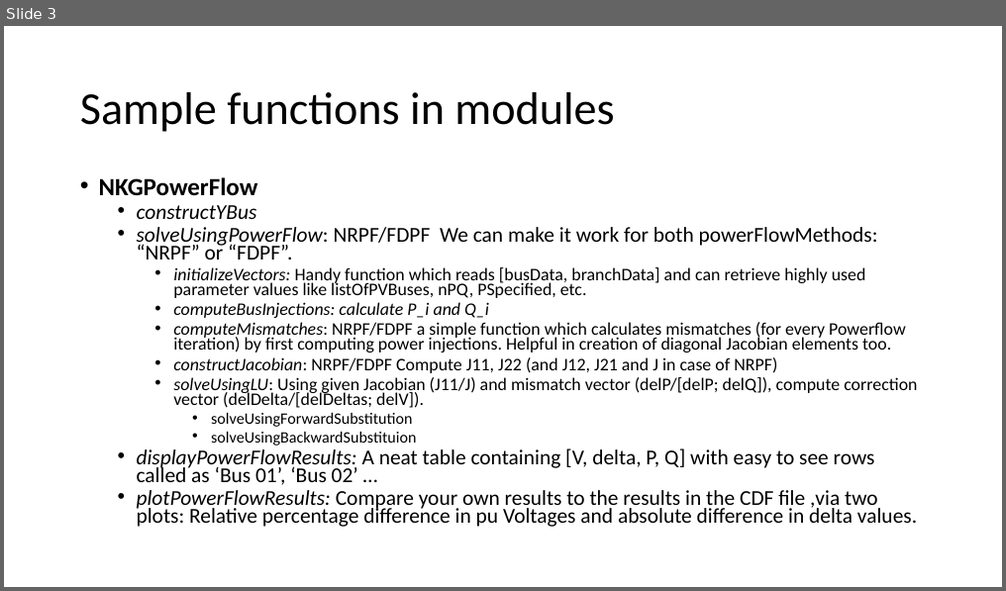
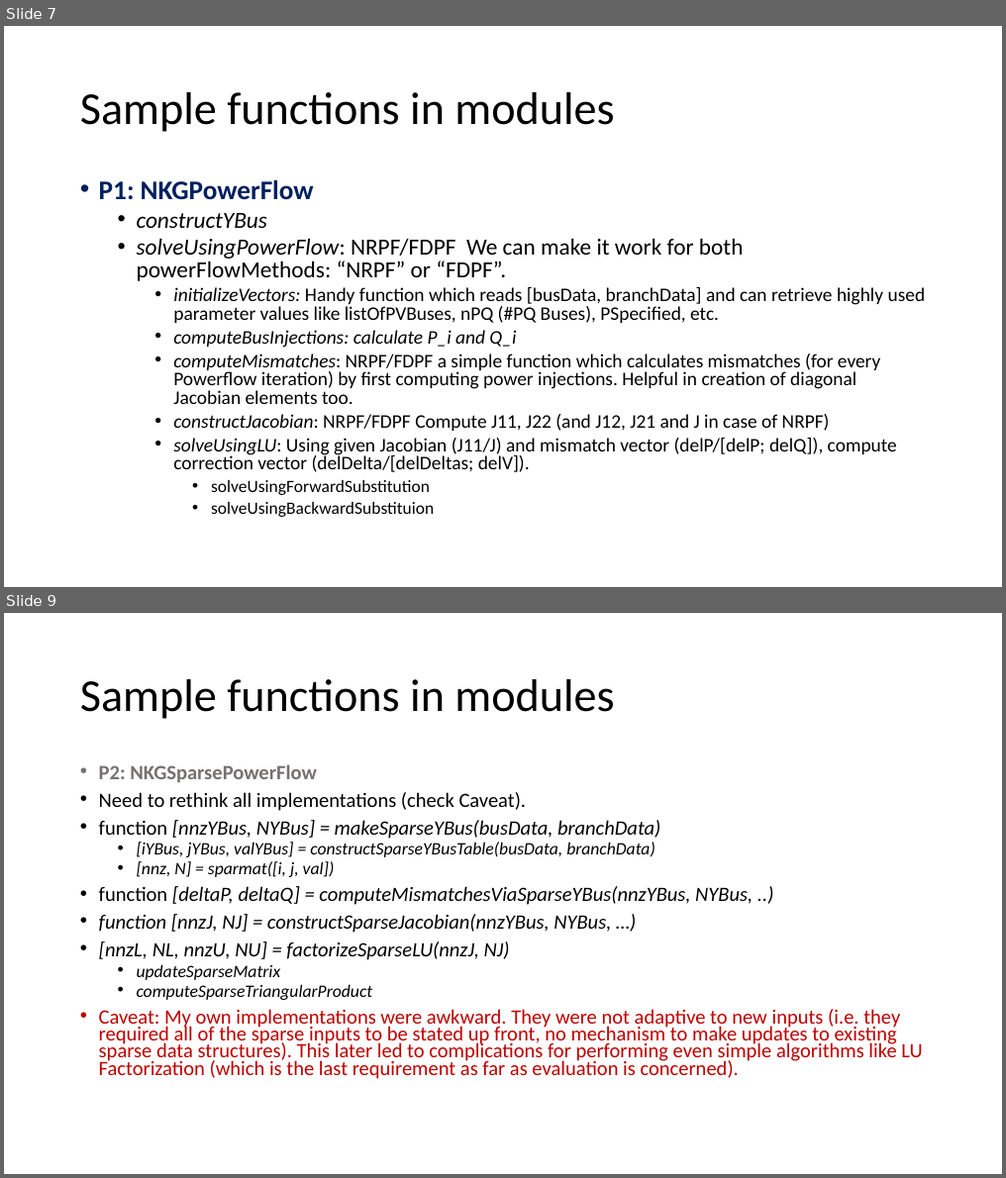
Before and after one commit to Realife-Brahmin/OriginalDocsHub, a slide deck: ee521/plan_for_ee521_in_julia/ee521_julia_plan.pptx. Shown one above the other, each under a label of ours: slide 3 before the commit, slides 7 and 9 after it; the slides between them are not shown. The pictures are 1006x591 and 1006x1178 pixels, drawn with LibreOffice and Linux fonts; fonts in the diff are those of the drawing. Boxes give left, top, right and bottom in pixels: in the first picture for what was removed or moved away, otherwise in the second. Text is boxed around its words. In the diff, an @@ line names an element or a change of style, - is before the commit and + after.

Commit message:
first draft finished.

```diff
--- a/ee521/plan_for_ee521_in_julia/ee521_julia_plan.pptx
+++ b/ee521/plan_for_ee521_in_julia/ee521_julia_plan.pptx
@@ slide 9 added at <box>4,613,1002,1174</box>, background #FFFFFF @@
@@ title added at <box>80,679,614,719</box>, 44 pt, text #000000 @@
+Sample functions in modules
@@ text added at <box>99,764,922,1079</box>, 19.6 pt, text #000000 @@
+• P2: NKGSparsePowerFlow
+• Need to rethink all implementations (check Caveat).
+• function [nnzYBus, NYBus] = makeSparseYBus(busData, branchData)
+  • [iYBus, jYBus, valYBus] = constructSparseYBusTable(busData, branchData)
+  • [nnz, N] = sparmat([i, j, val])
+• function [deltaP, deltaQ] = computeMismatchesViaSparseYBus(nnzYBus, NYBus, ..)
+• function [nnzJ, NJ] = constructSparseJacobian(nnzYBus, NYBus, …)
+• [nnzL, NL, nnzU, NU] = factorizeSparseLU(nnzJ, NJ)
+  • updateSparseMatrix
+  • computeSparseTriangularProduct
+• Caveat: My own implementations were awkward. They were not adaptive to new inputs (i.e. they required all of the sparse inputs to be stated up front, no mechanism to make updates to existing sparse data structures). This later led to complications for performing even simple algorithms like LU Factorization (which is the last requirement as far as evaluation is concerned).
@@ what was slide 3 is now slide 7 @@
@@ slide 7 changed as well @@
@@ text at <box>99,180,314,200</box>: text changed; size 23.8 to 25.9 pt; text colour #000000 to #002060 @@
-• NKGPowerFlow
+• P1: NKGPowerFlow
@@ text at <box>137,213,897,517</box>: size 20.4 to 22.2 pt in "constructYBus", "solveUsingPowerFlow: NRPF/FDPF We can make it work ..."; size 17 to 18.5 pt in "computeBusInjections: calculate P_i and Q_i", "computeMismatches: NRPF/FDPF a simple function which calcula ...", "constructJacobian: NRPF/FDPF Compute J11, J22 (and J12, ...", "solveUsingLU: Using given Jacobian (J11/J) and mismatch ..."; size 15.3 to 16.6 pt in "solveUsingForwardSubstitution", "solveUsingBackwardSubstituion"; line spacing 0.7 to 0.8 @@
@@ text at <box>173,287,926,323</box>: text changed; size 17 to 18.5 pt @@
-    • initializeVectors: Handy function which reads [busData, branchData] and can retrieve highly used parameter values like listOfPVBuses, nPQ, PSpecified, etc.
+    • initializeVectors: Handy function which reads [busData, branchData] and can retrieve highly used parameter values like listOfPVBuses, nPQ (#PQ Buses), PSpecified, etc.
@@ text at <box>137,449,917,527</box>: paragraphs removed @@
-  • displayPowerFlowResults: A neat table containing [V, delta, P, Q] with easy to see rows called as ‘Bus 01’, ‘Bus 02’ …
-  • plotPowerFlowResults: Compare your own results to the results in the CDF file ,via two plots: Relative percentage difference in pu Voltages and absolute difference in delta values.
```
Also in this commit, not shown: 5 other slides changed, 8 other slides added, 2 slides removed.
